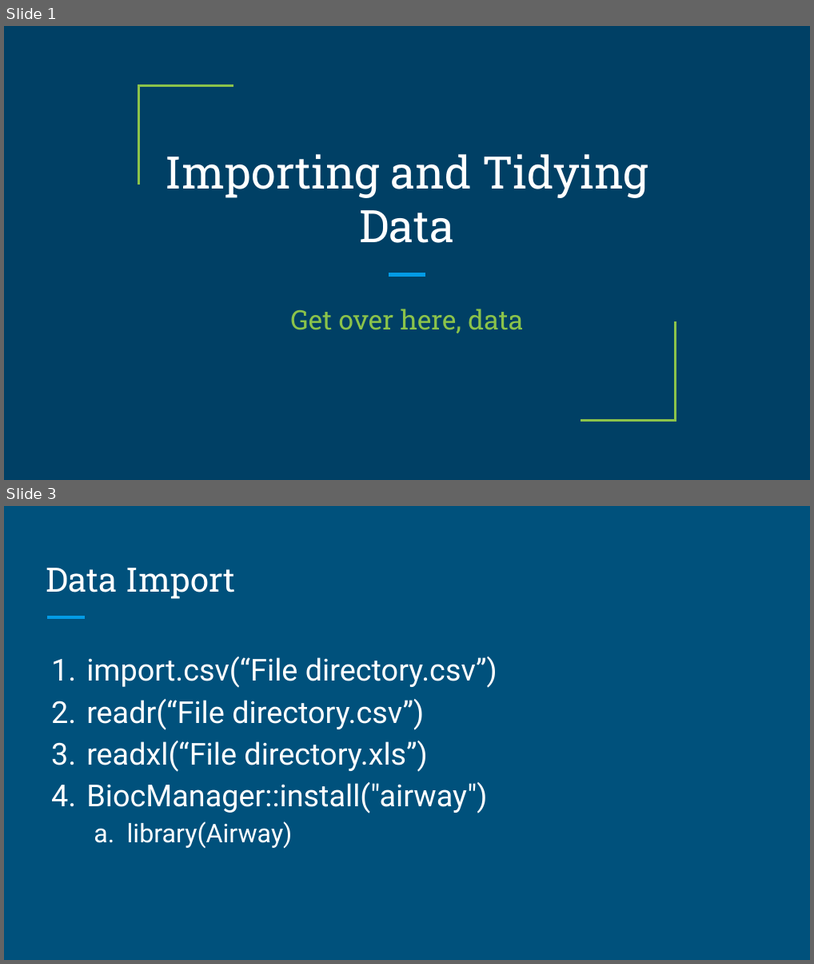
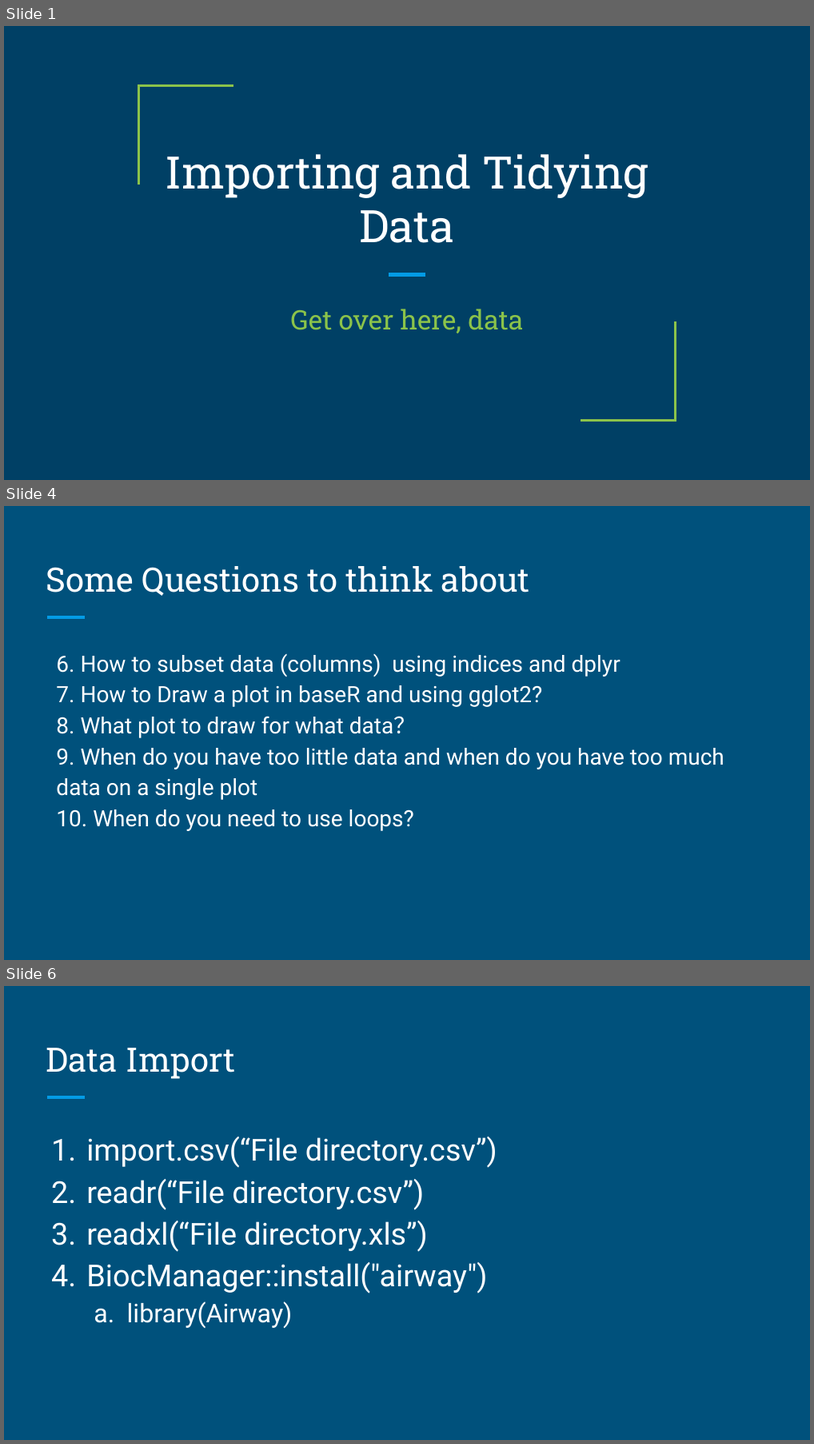
Before and after one commit to brandonyph/APB-Workshop-DataAnalyticsEssentials, a slide deck: Week6-Tidying-Data/W6-Tidying Data.pptx. Shown one above the other, each under a label of ours: slides 1 and 3 before the commit, slides 1, 4 and 6 after it; the slides between them are not shown. The pictures are 814x964 and 814x1444 pixels, drawn with LibreOffice and Linux fonts; fonts in the diff are those of the drawing. Boxes give left, top, right and bottom in pixels: in the first picture for what was removed or moved away, otherwise in the second. Text is boxed around its words. In the diff, an @@ line names an element or a change of style, - is before the commit and + after.

```diff
--- a/Week6-Tidying-Data/W6-Tidying Data.pptx
+++ b/Week6-Tidying-Data/W6-Tidying Data.pptx
@@ slide 4 added at (x1=4, y1=506, x2=810, y2=960), background #00517C; not listed: 1 template element that a slide beside it also shows @@
@@ title added at (x1=46, y1=566, x2=530, y2=596), 30 pt, text #FFFFFF @@
+Some Questions to think about
@@ text added at (x1=56, y1=654, x2=725, y2=831), 20 pt, text #FFFFFF @@
+6. How to subset data (columns) using indices and dplyr
+7. How to Draw a plot in baseR and using gglot2?
+8. What plot to draw for what data？
+9. When do you have too little data and when do you have too much data on a single plot
+10. When do you need to use loops?
@@ what was slide 3 is now slide 6 @@
```
Also in this commit, not shown: 8 slides changed, 2 other slides added, 1 slide removed, 4 other files.
